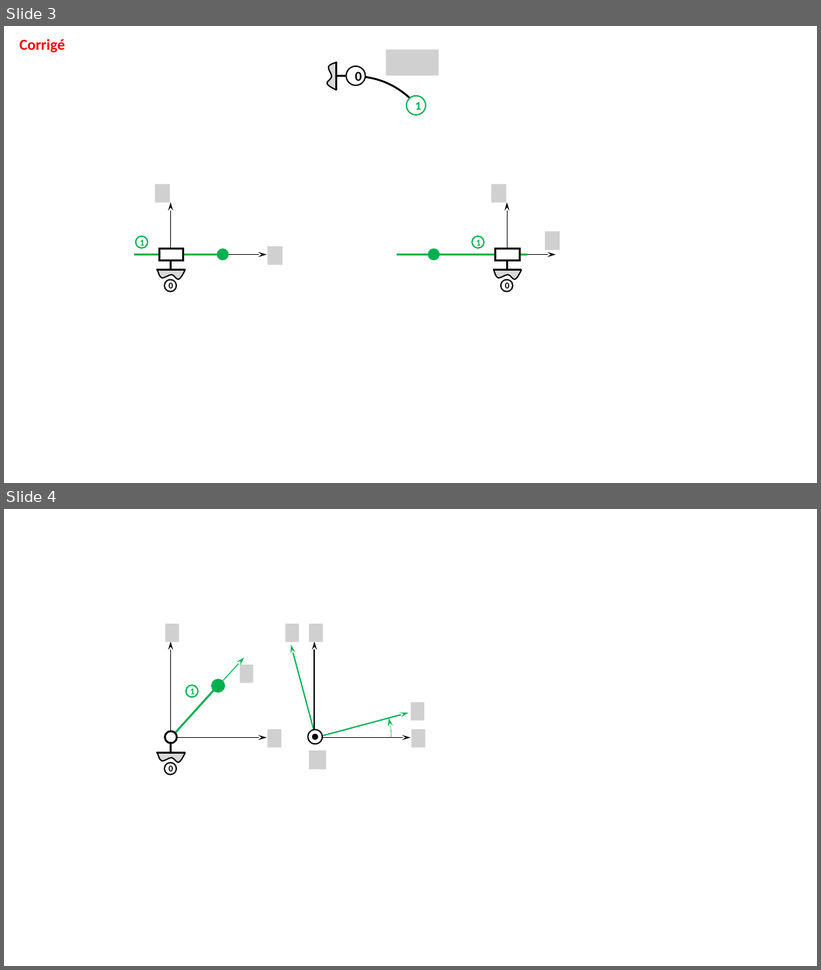
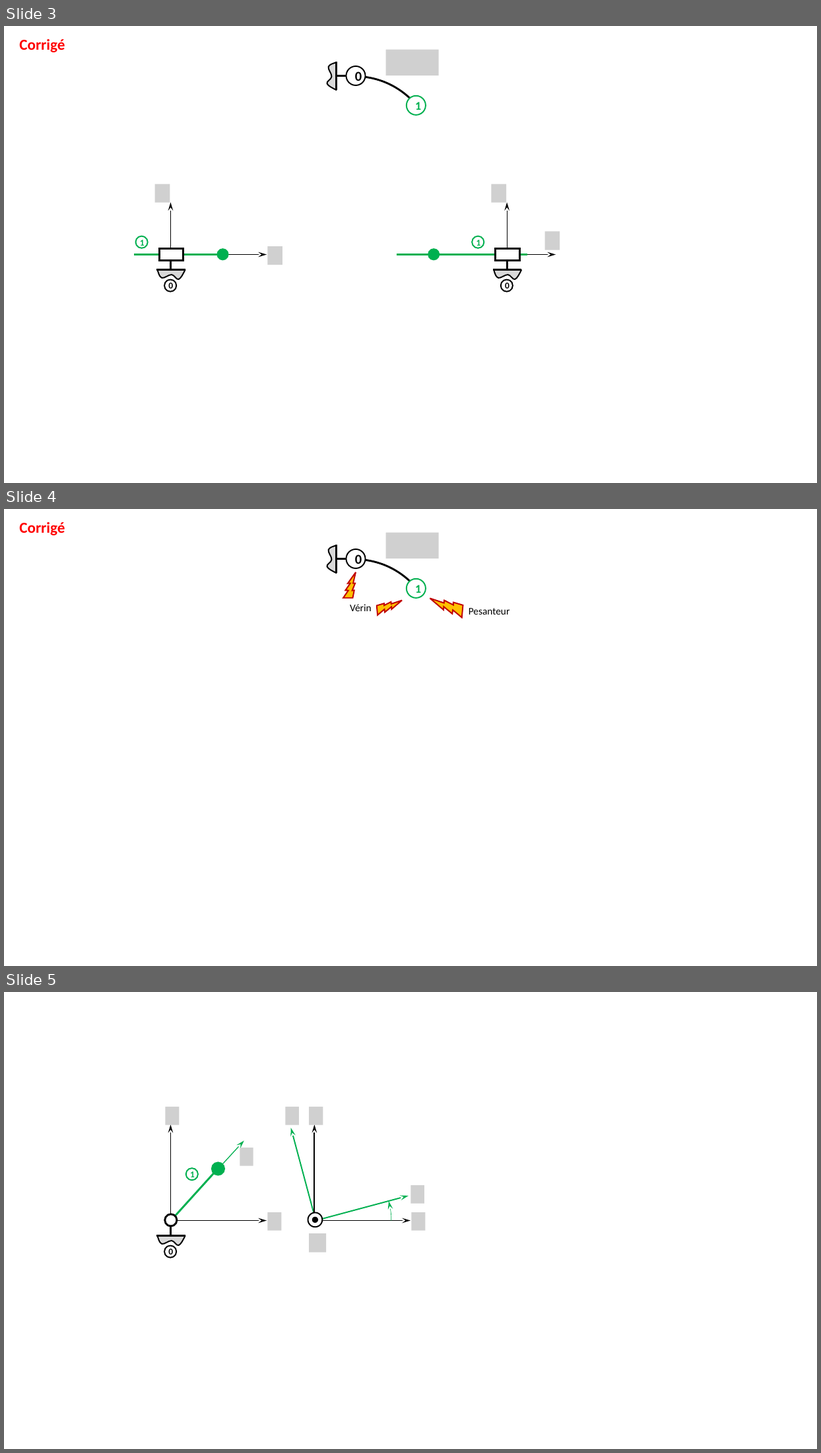
Before and after one commit to xpessoles/ExercicesCompetences, a slide deck: MecanismesDeBase/Figures.pptx. Shown one above the other, each under a label of ours: slides 3 and 4 before the commit, slides 3, 4 and 5 after it. The pictures are 821x970 and 821x1453 pixels, drawn with LibreOffice and Linux fonts; fonts in the diff are those of the drawing; grey boxes stand for pictures; background and template pictures are left out. Boxes give left, top, right and bottom in pixels: in the first picture for what was removed or moved away, otherwise in the second. Text is boxed around its words. In the diff, an @@ line names an element or a change of style, - is before the commit and + after.

```diff
--- a/MecanismesDeBase/Figures.pptx
+++ b/MecanismesDeBase/Figures.pptx
@@ slide 4 added at box(4, 509, 817, 966), background #FFFFFF @@
@@ text added at box(19, 522, 65, 535), 18 pt, text #FF0000, bold @@
+Corrigé
@@ picture added at box(386, 533, 439, 559) @@
@@ group added at box(275, 545, 435, 720): 2 lines, 2 ellipses, 1 arc (boxed as its full ellipse), 1 freeform shape @@
+1
+0
@@ lightning bolt added at box(336, 572, 365, 601), fill #FFC000, outline #C00000 1.5 pt @@
@@ text added at box(350, 604, 372, 611), 12 pt, text #000000 @@
+Vérin
@@ lightning bolt added at box(374, 593, 403, 621), fill #FFC000, outline #C00000 1.5 pt @@
@@ lightning bolt added at box(430, 589, 467, 625), fill #FFC000, outline #C00000 1.5 pt @@
@@ text added at box(469, 608, 510, 615), 12 pt, text #000000 @@
+Pesanteur
@@ what was slide 4 is now slide 5 @@
```
Also in this commit, not shown: 2 other files.
